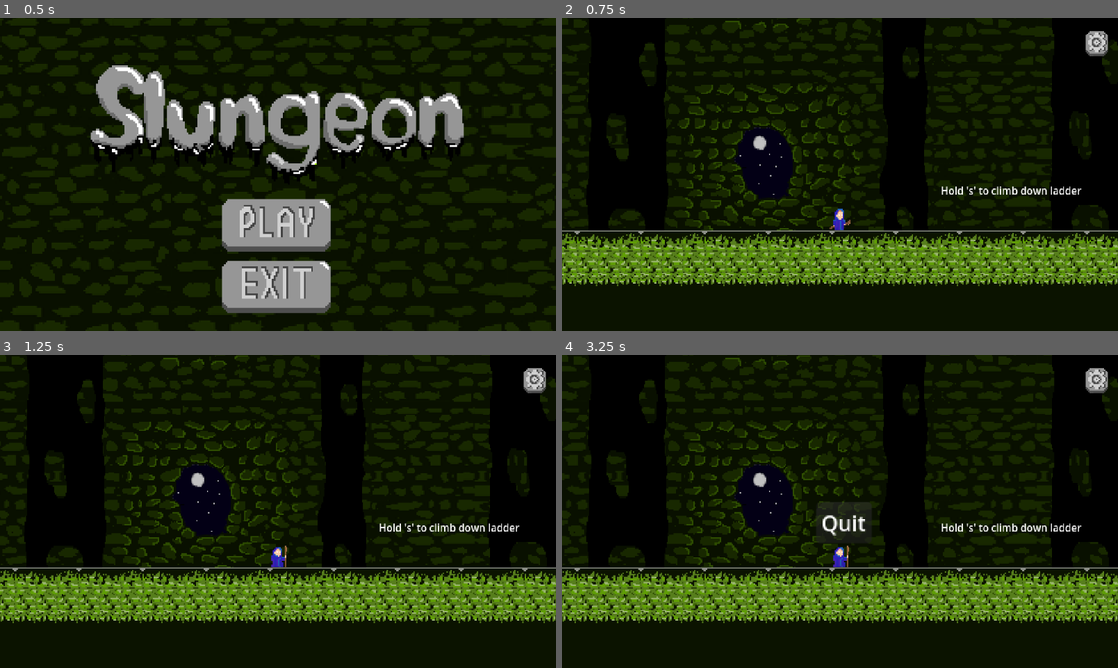
Above: before the commit, frames 1-4 (two rows, left to right).
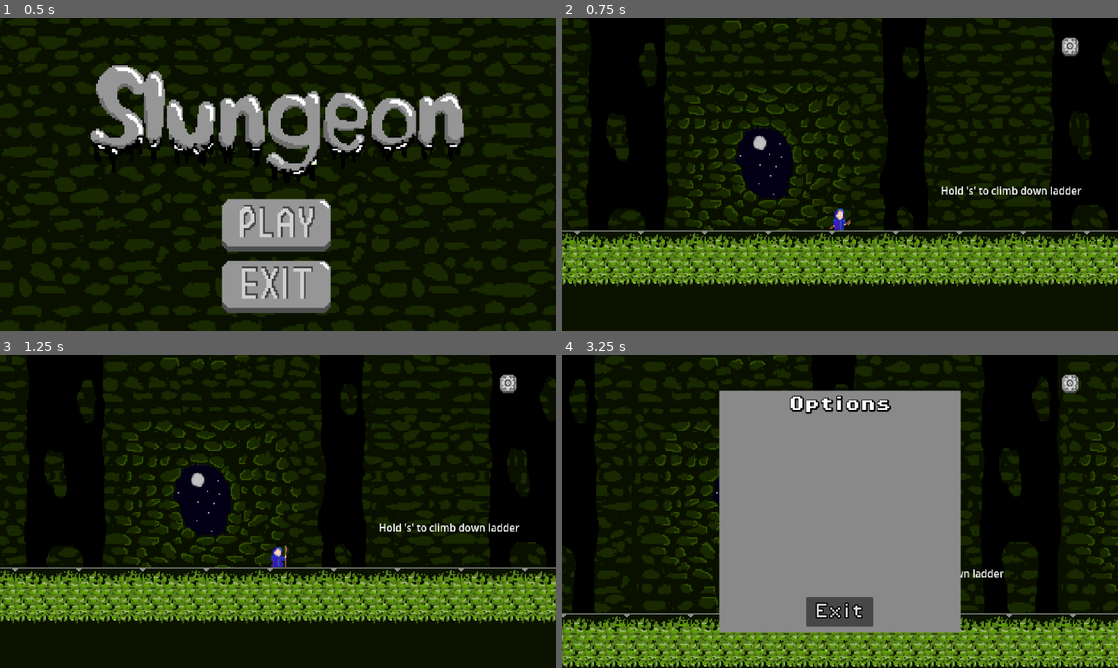
Above: after the commit, the same moments.

Repository: Hogzzz/PSGameJam
Game: Godot game, scene res://Slungeon Scenes/Main Menu.tscn
The game is run twice, just before and just after one commit, with the same random seed, the same clock (stepped at 60 frames per second) and the same inputs.
Inputs (mouse positions are in pixels of both pictures, inside the frame that each line leads up to):
- Up to frame 1 (0.5 s): no input
- Up to frame 2 (0.75 s): click (840, 227) at 0.5 s
- Up to frame 3 (1.25 s): no input
- Up to frame 4 (3.25 s): click (1101, 380) at 1.27 s; click (1067, 383) at 2.02 s; tap Space (jump) at 2.75, 3.02 s; hold D (move_right) from 2.78 s (still down)

Frame 1 is identical in both runs. In frame 2, 0.5% of the frame differs, in the area x 89-99%, y 4-13%; in frame 3, 0.5%; in frame 4, 64%, in the area x 0-100%, y 0-100%.

Commit message:
Revert "Cleaning and working pause Menu"
This reverts commit f4e3d19470291ab5b5eb620bc1f121efa3b9c41a.

Diff:
--- a/Slungeon Scenes/tutorial.tscn
+++ b/Slungeon Scenes/tutorial.tscn
@@ -1,14 +1,13 @@
-[gd_scene load_steps=18 format=3 uid="uid://dkdhgfln7tqkf"]
+[gd_scene load_steps=17 format=3 uid="uid://dkdhgfln7tqkf"]
 
 [ext_resource type="Texture2D" uid="uid://dbj5dcig3i6gh" path="res://assets/sprites/FloorTiles.png" id="1_jks4h"]
-[ext_resource type="Script" path="res://scripts/tutorial.gd" id="1_srpee"]
 [ext_resource type="PackedScene" uid="uid://cddsvl5pnv2ex" path="res://Slungeon Scenes/player.tscn" id="2_xqo73"]
 [ext_resource type="AudioStream" uid="uid://bcgnjswiu8usd" path="res://assets/sounds/footstep.wav" id="3_a3s8p"]
 [ext_resource type="PackedScene" uid="uid://cfc5o8tfatej8" path="res://Slungeon Scenes/killzone.tscn" id="4_i0g7m"]
 [ext_resource type="Texture2D" uid="uid://dsq754f46kprw" path="res://assets/sprites/BackgroundMoon.png" id="5_yx0g4"]
 [ext_resource type="Texture2D" uid="uid://cd2rxfm2j3os" path="res://assets/sprites/BackgroundPillars.png" id="6_wxd4q"]
-[ext_resource type="PackedScene" uid="uid://dfanfrecfxqny" path="res://Slungeon Scenes/pause_menu.tscn" id="6_xtlh3"]
-[ext_resource type="Texture2D" uid="uid://bmu8yo2m67kk0" path="res://assets/sprites/SettingsButton.png" id="9_8wort"]
+[ext_resource type="PackedScene" uid="uid://c4sl3knn10jdv" path="res://Trash/settingsbutton.tscn" id="7_j7oni"]
+[ext_resource type="PackedScene" uid="uid://wt78sidbgh73" path="res://Trash/SettingsWindow.tscn" id="8_hc6gr"]
 
 [sub_resource type="TileSetAtlasSource" id="TileSetAtlasSource_gqxcf"]
 texture = ExtResource("1_jks4h")
@@ -94,7 +93,6 @@
 [sub_resource type="LabelSettings" id="LabelSettings_3mf7m"]
 
 [node name="Node2D" type="Node2D"]
-script = ExtResource("1_srpee")
 
 [node name="TileMap" type="TileMap" parent="."]
 tile_set = SubResource("TileSet_xkpuf")
@@ -111,26 +109,15 @@
 position = Vector2(0, -42)
 zoom = Vector2(2.75, 2.75)
 
-[node name="Pause Menu" parent="Player/Camera2D" instance=ExtResource("6_xtlh3")]
+[node name="Settings" parent="Player/Camera2D" instance=ExtResource("7_j7oni")]
+offset_left = 158.0
+offset_top = -111.0
+offset_right = 185.0
+offset_bottom = -81.0
+size_flags_horizontal = 8
+
+[node name="Window" parent="Player/Camera2D" instance=ExtResource("8_hc6gr")]
 visible = false
-anchors_preset = 9
-anchor_right = 0.0
-offset_left = 3.0
-offset_top = 8.0
-offset_right = 3.0
-offset_bottom = 8.0
-grow_horizontal = 1
-
-[node name="Pause" type="Button" parent="Player/Camera2D"]
-offset_left = 174.0
-offset_top = -114.0
-offset_right = 217.0
-offset_bottom = -83.0
-size_flags_vertical = 0
-focus_mode = 0
-text = " "
-icon = ExtResource("9_8wort")
-flat = true
 
 [node name="Footsteps" type="AudioStreamPlayer2D" parent="Player"]
 stream = ExtResource("3_a3s8p")
@@ -247,6 +234,3 @@
 position = Vector2(445, 261)
 scale = Vector2(0.877431, 1.45)
 texture = ExtResource("6_wxd4q")
-
-[connection signal="button_up" from="Player/Camera2D/Pause" to="." method="_on_pause_button_up"]
-[connection signal="pressed" from="Player/Camera2D/Pause" to="." method="_on_pause_pressed"]
--- /dev/null
+++ b/Trash/SettingsWindow.tscn
@@ -0,0 +1,58 @@
+[gd_scene load_steps=5 format=3 uid="uid://wt78sidbgh73"]
+
+[ext_resource type="Texture2D" uid="uid://xjv5niaw5sxr" path="res://assets/sprites/SettingsBackground.png" id="1_6vjki"]
+[ext_resource type="Script" path="res://scripts/SettingsWindow.gd" id="1_7418p"]
+[ext_resource type="FontFile" uid="uid://cfytyxl6u3fs4" path="res://assets/fonts/PixelOperator8-Bold.ttf" id="2_o4dia"]
+[ext_resource type="FontFile" uid="uid://chwtdfvix6oac" path="res://assets/fonts/PixelOperator8.ttf" id="3_pmdae"]
+
+[node name="Window" type="Window"]
+transparent_bg = true
+initial_position = 2
+size = Vector2i(500, 500)
+borderless = true
+transparent = true
+script = ExtResource("1_7418p")
+
+[node name="Camera2D" type="Camera2D" parent="."]
+anchor_mode = 0
+
+[node name="Sprite2D" type="Sprite2D" parent="Camera2D"]
+scale = Vector2(4.63, 4.63)
+texture = ExtResource("1_6vjki")
+
+[node name="MarginContainer" type="MarginContainer" parent="."]
+anchors_preset = 15
+anchor_right = 1.0
+anchor_bottom = 1.0
+grow_horizontal = 2
+grow_vertical = 2
+theme_override_constants/margin_left = 12
+theme_override_constants/margin_top = 12
+theme_override_constants/margin_right = 12
+theme_override_constants/margin_bottom = 12
+
+[node name="VBoxContainer" type="VBoxContainer" parent="MarginContainer"]
+layout_mode = 2
+theme_override_constants/separation = -48
+
+[node name="Label" type="Label" parent="MarginContainer/VBoxContainer"]
+layout_mode = 2
+theme_override_colors/font_shadow_color = Color(0, 0, 0, 1)
+theme_override_constants/shadow_outline_size = 10
+theme_override_fonts/font = ExtResource("2_o4dia")
+theme_override_font_sizes/font_size = 32
+text = "Options"
+horizontal_alignment = 1
+
+[node name="Exit" type="Button" parent="MarginContainer/VBoxContainer"]
+custom_minimum_size = Vector2(138.845, 61.495)
+layout_mode = 2
+size_flags_horizontal = 4
+size_flags_vertical = 10
+theme_override_colors/font_outline_color = Color(0, 0, 0, 1)
+theme_override_constants/outline_size = 10
+theme_override_fonts/font = ExtResource("3_pmdae")
+theme_override_font_sizes/font_size = 32
+text = "Exit"
+
+[connection signal="pressed" from="MarginContainer/VBoxContainer/Exit" to="." method="_on_exit_pressed"]
--- /dev/null
+++ b/Trash/menu.tscn
@@ -0,0 +1,77 @@
+[gd_scene load_steps=5 format=3 uid="uid://gxvn73yvhmp6"]
+
+[ext_resource type="Texture2D" uid="uid://cnnxb3jcyttvt" path="res://assets/sprites/MenuBackground.png" id="1_th72a"]
+[ext_resource type="PackedScene" uid="uid://c4sl3knn10jdv" path="res://Trash/settingsbutton.tscn" id="2_4o1rh"]
+[ext_resource type="PackedScene" uid="uid://wt78sidbgh73" path="res://Trash/SettingsWindow.tscn" id="3_g5nua"]
+
+[sub_resource type="GDScript" id="GDScript_y1inm"]
+script/source = "extends Control
+@onready var window = $Window
+
+
+
+func _on_play_pressed():
+	get_tree().change_scene_to_file(\"res://Slungeon Scenes/tutorial.tscn\")
+
+
+func _on_exit_pressed():
+	get_tree().quit()
+
+
+
+
+"
+
+[node name="Menu" type="Control"]
+layout_mode = 3
+anchors_preset = 15
+anchor_right = 1.0
+anchor_bottom = 1.0
+grow_horizontal = 2
+grow_vertical = 2
+script = SubResource("GDScript_y1inm")
+
+[node name="Sprite2D" type="Sprite2D" parent="."]
+position = Vector2(2.22229, -1)
+scale = Vector2(3.68333, 3.74444)
+texture = ExtResource("1_th72a")
+
+[node name="Camera2D" type="Camera2D" parent="."]
+
+[node name="Play" type="Button" parent="."]
+layout_mode = 2
+offset_left = -118.0
+offset_top = 53.0
+offset_right = 109.0
+offset_bottom = 162.0
+focus_mode = 0
+text = "
+"
+flat = true
+
+[node name="Exit" type="Button" parent="."]
+layout_mode = 2
+offset_left = -115.0
+offset_top = 179.0
+offset_right = 108.0
+offset_bottom = 277.0
+focus_mode = 0
+text = "
+"
+flat = true
+
+[node name="Settings" parent="." instance=ExtResource("2_4o1rh")]
+layout_mode = 0
+offset_left = 521.0
+offset_top = -310.0
+offset_right = 565.0
+offset_bottom = -266.0
+
+[node name="Window" parent="." instance=ExtResource("3_g5nua")]
+visible = false
+
+[connection signal="pressed" from="Play" to="." method="_on_play_pressed"]
+[connection signal="pressed" from="Exit" to="." method="_on_quit_pressed"]
+[connection signal="pressed" from="Exit" to="." method="_on_exit_pressed"]
+[connection signal="close_requested" from="Window" to="." method="_on_window_close_requested"]
+[connection signal="close_requested" from="Window" to="Settings" method="_on_window_close_requested"]
--- /dev/null
+++ b/Trash/settingsbutton.tscn
@@ -0,0 +1,24 @@
+[gd_scene load_steps=3 format=3 uid="uid://c4sl3knn10jdv"]
+
+[ext_resource type="Script" path="res://scripts/settingsbutton.gd" id="1_aejbl"]
+[ext_resource type="Texture2D" uid="uid://bmu8yo2m67kk0" path="res://assets/sprites/SettingsButton.png" id="1_n1weu"]
+
+[node name="Settings" type="Button"]
+offset_left = -15.0
+offset_top = -14.0
+offset_right = 19.0
+offset_bottom = 13.0
+focus_mode = 0
+icon = ExtResource("1_n1weu")
+flat = true
+icon_alignment = 1
+expand_icon = true
+script = ExtResource("1_aejbl")
+
+[node name="Sprite2D2" type="Sprite2D" parent="."]
+visible = false
+position = Vector2(11, 16)
+scale = Vector2(1.5, 1.5)
+texture = ExtResource("1_n1weu")
+
+[connection signal="pressed" from="." to="." method="_on_pressed"]
--- a/project.godot
+++ b/project.godot
@@ -52,10 +52,6 @@
 "events": [Object(InputEventKey,"resource_local_to_scene":false,"resource_name":"","device":-1,"window_id":0,"alt_pressed":false,"shift_pressed":false,"ctrl_pressed":false,"meta_pressed":false,"pressed":false,"keycode":0,"physical_keycode":69,"key_label":0,"unicode":101,"echo":false,"script":null)
 ]
 }
-Pause={
-"deadzone": 0.5,
-"events": []
-}
 
 [rendering]
 
--- a/scripts/settingsbutton.gd
+++ b/scripts/settingsbutton.gd
@@ -1 +1,13 @@
 extends Button
+@onready var window = $"../Window"
+
+
+
+
+func _on_pressed():
+	window.show()
+	release_focus()
+
+
+func _on_window_close_requested():
+	window.hide()
